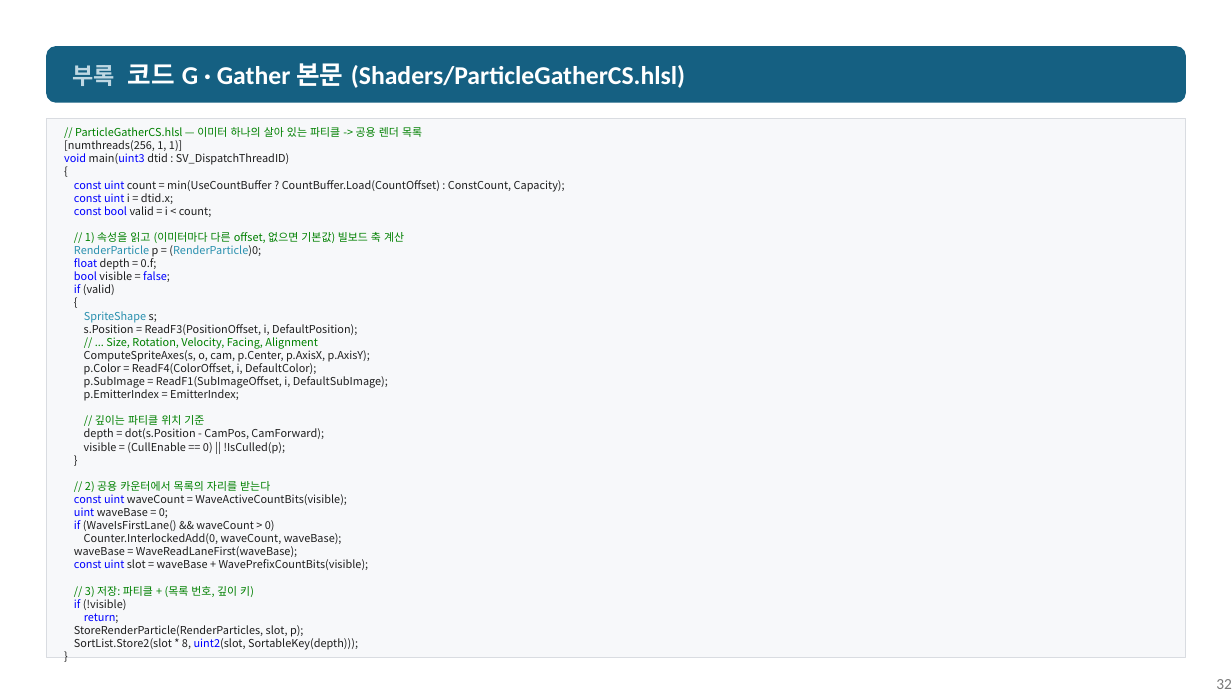
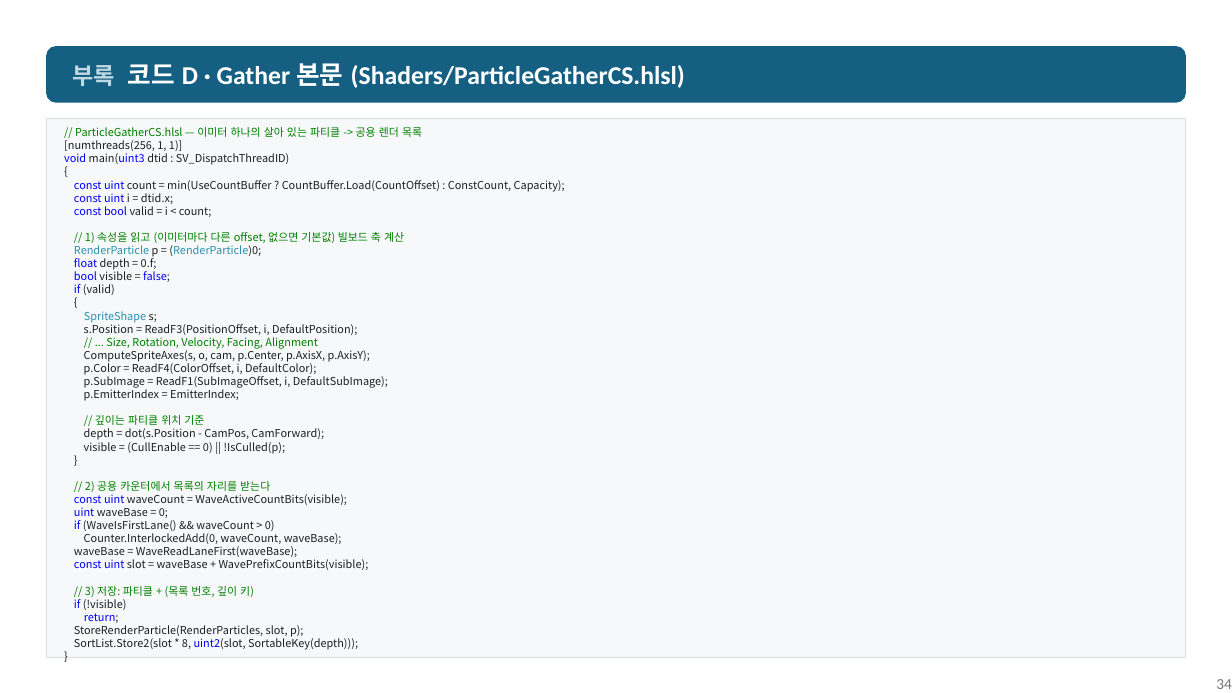
Before and after one commit to nyongking/My-GPUDrivenParticle, a slide deck: slide 34 of Presentation/5주차 발표.pptx (slide 32 before the commit). Drawn at 1232x693 pixels with LibreOffice and Linux fonts; fonts in the diff are those of the drawing. Boxes give left, top, right and bottom in pixels: in the first picture for what was removed or moved away, otherwise in the second. Text is boxed around its words. In the diff, an @@ line names an element or a change of style, - is before the commit and + after.

```diff
--- a/Presentation/5주차 발표.pptx
+++ b/Presentation/5주차 발표.pptx
@@ text in rounded rectangle at [72, 63, 685, 88]: text changed @@
-부록 코드 G · Gather 본문 (Shaders/ParticleGatherCS.hlsl)
+부록 코드 D · Gather 본문 (Shaders/ParticleGatherCS.hlsl)
@@ page number at [1216, 679, 1232, 689]: text changed @@
-32
+34
```
Also in this commit, not shown: 6 other slides changed, 7 slides added, 18 slides removed, 1 other file.
